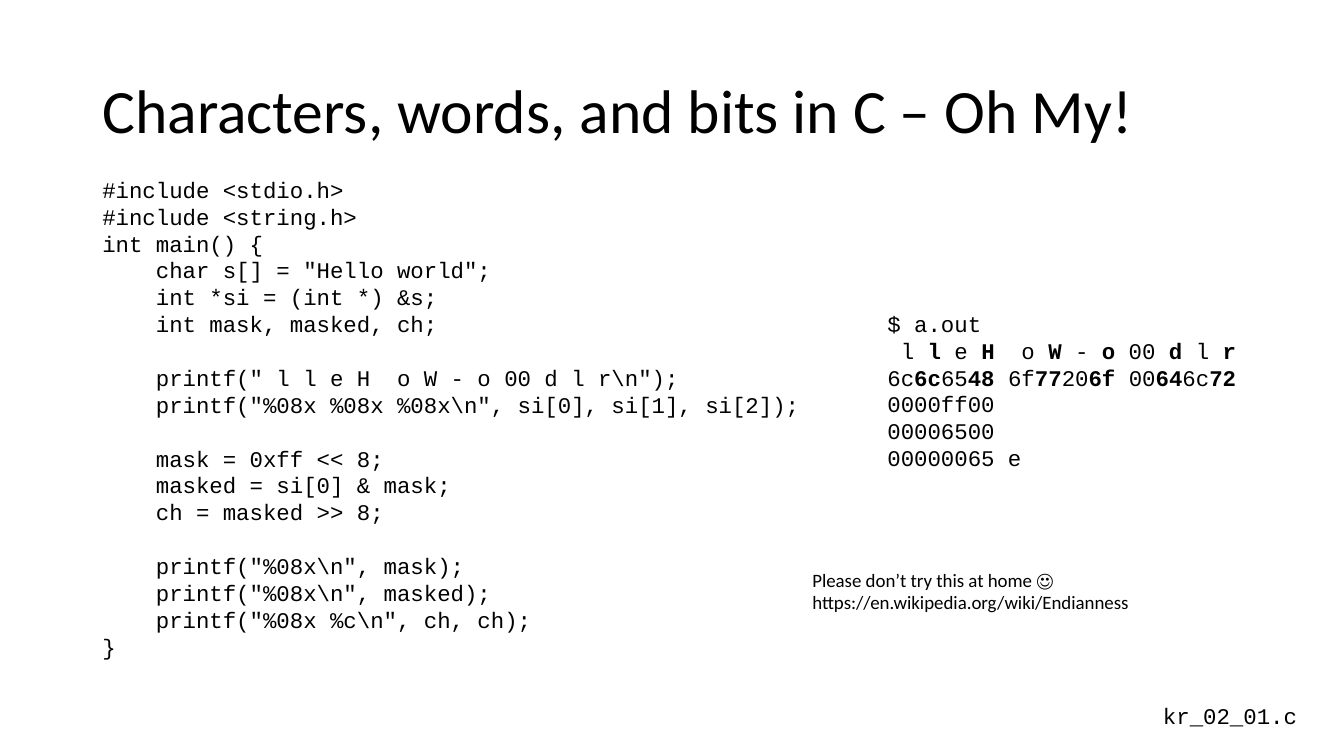
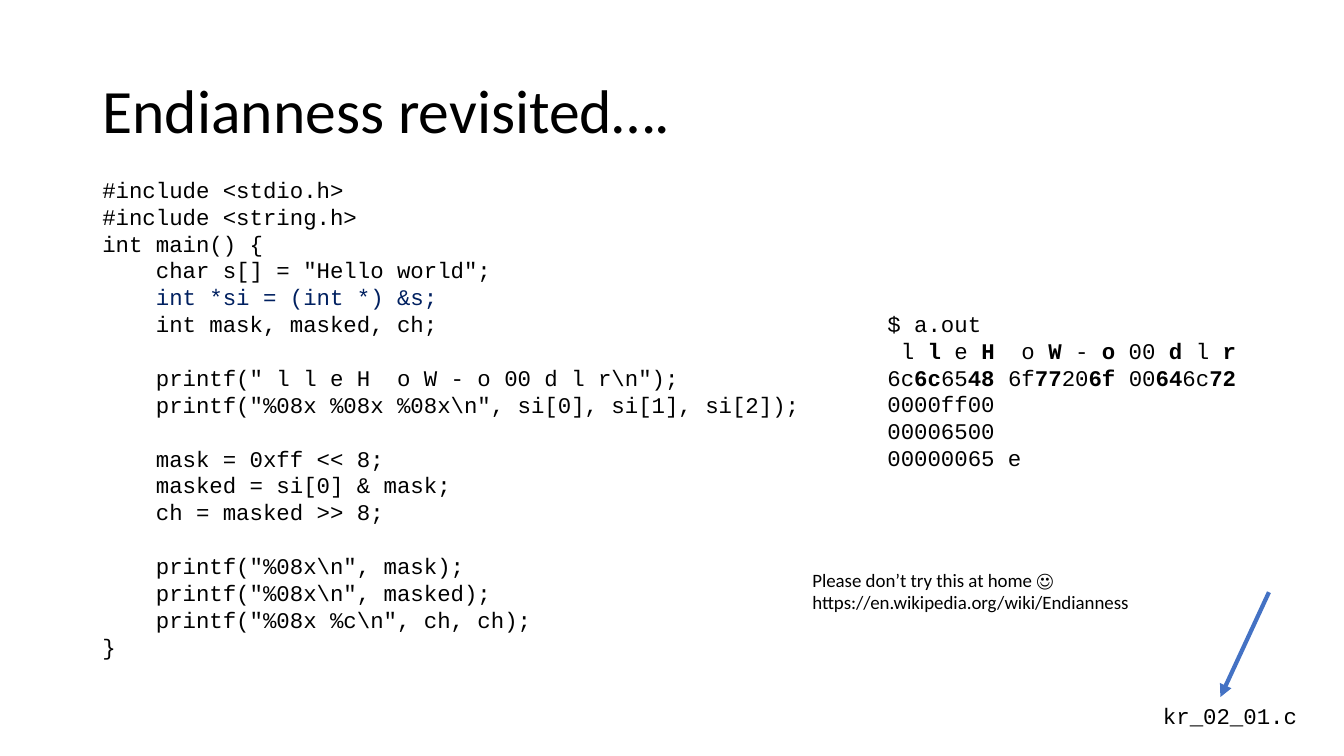
Before and after one commit to csev/cc4e, a slide deck: slide 14 of lectures/KR-5.pptx (slide 11 before the commit). Drawn at 1344x756 pixels with LibreOffice and Linux fonts; fonts in the diff are those of the drawing. Boxes give left, top, right and bottom in pixels: in the first picture for what was removed or moved away, otherwise in the second. Text is boxed around its words. In the diff, an @@ line names an element or a change of style, - is before the commit and + after.

```diff
--- a/lectures/KR-5.pptx
+++ b/lectures/KR-5.pptx
@@ title at (102,90,670,134): text changed @@
-Characters, words, and bits in C – Oh My!
+Endianness revisited….
@@ text at (156,289,437,310): text colour #000000 to #002060 in "int *si = (int *) &s;" @@
@@ arrow added from (1269, 593) to (1221, 698), #4472C4 3 pt @@
```
Also in this commit, not shown: 3 other slides changed, 3 slides added, 1 other file.
